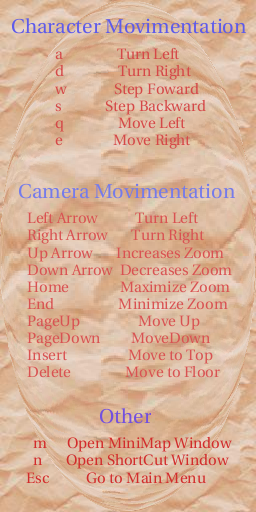
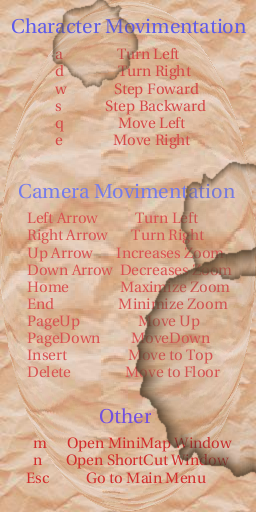
Layer changes from the first 256 × 512 image to the second:
added layer "Stain#3" (darken) above "Stain#2" over box(51, 0, 139, 89)
added layer "Stain#2" (darken) above "Stain#1" over box(180, 161, 256, 281)
added layer "Stain#1" (darken) above "Stain" over box(135, 244, 256, 478)
added layer "Stain" (darken) above "Camera Movimentation" over box(107, 488, 121, 500)
